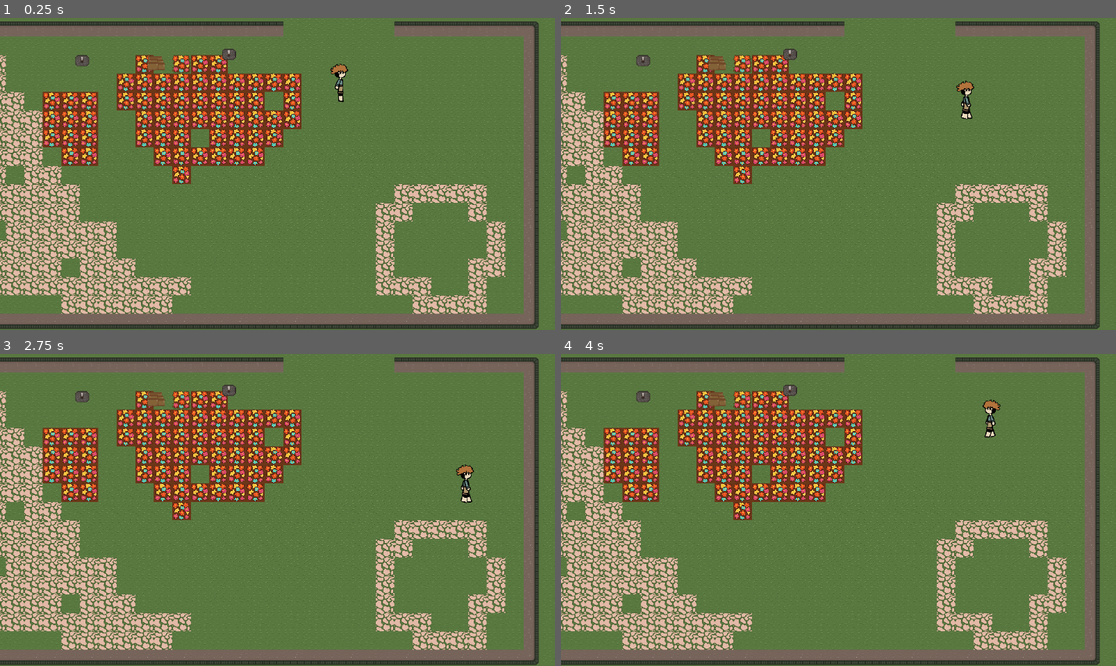
Above: before the commit, frames 1-4 (two rows, left to right).
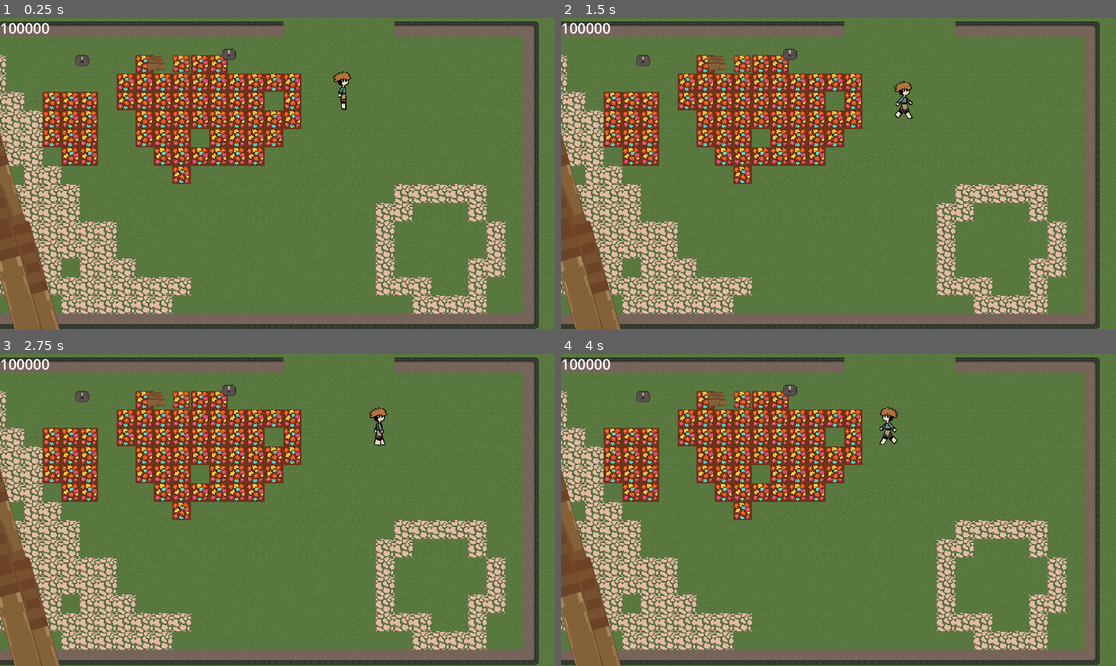
Above: after the commit, the same moments.

Repository: Robin-Bareham/GJ26-GrowSomethingNew
Game: Godot game, scene res://Scenes/woods.tscn
The game is run twice, just before and just after one commit, with the same random seed, the same clock (stepped at 60 frames per second) and the same inputs. Before the commit the project starts from res://Scenes/Main.tscn.
Inputs (mouse positions are in pixels of both pictures, inside the frame that each line leads up to):
- Up to frame 1 (0.25 s): no input
- Up to frame 2 (1.5 s): move the mouse to (960, 158) at 0.52 s; hold D (walk_right) 0.53-1.28 s; hold Z (interact) 0.53-1.28 s; tap T (test, bound only after the commit) at 0.8, 1.35 s; move the mouse to (727, 189) at 1.27 s; hold S (walk_down) from 1.28 s (still down)
- Up to frame 3 (2.75 s): tap Z (interact) at 1.55 s; move the mouse to (333, 441) at 2.02 s; release S (walk_down) at 2.03 s; hold D (walk_right) from 2.03 s (still down); hold Z (interact) from 2.03 s (still down); tap T (test, bound only after the commit) at 2.3 s
- Up to frame 4 (4 s): move the mouse to (810, 572) at 2.77 s; release D (walk_right) at 2.78 s; release Z (interact) at 2.78 s; hold W (walk_up) 2.78-3.53 s; tap T (test, bound only after the commit) at 2.85, 3.8 s; tap Z (interact) at 3.05 s; move the mouse to (1005, 556) at 3.52 s; hold Left (walk_left) from 3.53 s (still down); hold Z (interact) from 3.53 s (still down)

The runs differ from the first frame. In frame 1, 3.7% of the frame differs, in the area x 0-64%, y 1-100%; in frame 2, 3.9%, in the area x 0-75%, y 1-100%; in frame 3, 3.8%; in frame 4, 3.9%.

Commit message:
Core loop working

Diff:
--- /dev/null
+++ b/Assets/Prefabs/InteractingObjects/lake.tscn
@@ -0,0 +1,32 @@
+[gd_scene load_steps=5 format=3 uid="uid://bki5pqpb6gw78"]
+
+[ext_resource type="Script" uid="uid://clu00d735qwxt" path="res://Scripts/object.gd" id="1_q816d"]
+[ext_resource type="Texture2D" uid="uid://baw06uq4s7ng5" path="res://Assets/TempAssets/Temp_object.png" id="2_oig25"]
+
+[sub_resource type="RectangleShape2D" id="RectangleShape2D_4xhgo"]
+size = Vector2(49, 558)
+
+[sub_resource type="RectangleShape2D" id="RectangleShape2D_tfueo"]
+size = Vector2(102, 620.5)
+
+[node name="lake" type="Node2D" node_paths=PackedStringArray("v_object_node") groups=["interactables"]]
+script = ExtResource("1_q816d")
+v_object_name = "Lake"
+v_object_node = NodePath(".")
+
+[node name="StaticBody2D" type="StaticBody2D" parent="."]
+
+[node name="Sprite2D" type="Sprite2D" parent="StaticBody2D"]
+position = Vector2(0, 2)
+scale = Vector2(1, 12.1719)
+texture = ExtResource("2_oig25")
+
+[node name="CollisionShape2D" type="CollisionShape2D" parent="StaticBody2D"]
+position = Vector2(0.5, 73)
+shape = SubResource("RectangleShape2D_4xhgo")
+
+[node name="Interact" type="Area2D" parent="StaticBody2D"]
+
+[node name="CollisionShape2D" type="CollisionShape2D" parent="StaticBody2D/Interact"]
+position = Vector2(7, 78.25)
+shape = SubResource("RectangleShape2D_tfueo")
--- /dev/null
+++ b/Scenes/constant_ui.tscn
@@ -0,0 +1,12 @@
+[gd_scene load_steps=2 format=3 uid="uid://d3k4r1wr4q6uh"]
+
+[ext_resource type="Script" uid="uid://cxb7txtpum15t" path="res://Scripts/constant_ui.gd" id="1_uckm8"]
+
+[node name="ConstantUI" type="CanvasLayer"]
+script = ExtResource("1_uckm8")
+
+[node name="Label" type="Label" parent="."]
+offset_right = 40.0
+offset_bottom = 23.0
+theme_override_font_sizes/font_size = 50
+text = "100000"
--- a/Scenes/grove.tscn
+++ b/Scenes/grove.tscn
@@ -6,6 +6,7 @@
 [ext_resource type="PackedScene" uid="uid://ddftgguhn3vko" path="res://Scenes/dialogue_box.tscn" id="2_0a58k"]
 [ext_resource type="PackedScene" uid="uid://cmemw2wsuy5ug" path="res://Assets/Prefabs/InteractingObjects/Pile.tscn" id="5_21kdw"]
 [ext_resource type="PackedScene" uid="uid://cqqgdlvutgwu7" path="res://Scenes/minigame.tscn" id="6_hkomy"]
+[ext_resource type="PackedScene" uid="uid://d3k4r1wr4q6uh" path="res://Scenes/constant_ui.tscn" id="7_3wb70"]
 
 [node name="Grove" type="Node2D"]
 script = ExtResource("1_uwyuk")
@@ -21,11 +22,13 @@
 
 [node name="Pile" parent="." instance=ExtResource("5_21kdw")]
 position = Vector2(555, 107)
-v_object_name = "Empty"
+v_object_name = "temp_obj"
 
 [node name="Pile2" parent="." instance=ExtResource("5_21kdw")]
 position = Vector2(1098, 277)
-v_object_name = "Object"
+v_object_name = "temp_leaf2"
 
 [node name="minigame" parent="." instance=ExtResource("6_hkomy")]
 visible = false
+
+[node name="ConstantUI" parent="." instance=ExtResource("7_3wb70")]
--- a/Scenes/minigame.gd
+++ b/Scenes/minigame.gd
@@ -12,10 +12,10 @@
 	#Gets all the rubbish into the array
 	v_rubbish_list = get_tree().get_nodes_in_group("rubbish")
 
-func resetMinigame():
+func resetMinigame(goalTexture: String):
 	#Set goal's position
-	randi() % 4 #Random Number between 0 and 4
-	#randi() % 4 + 1 #random number between 1 and 4
+	var goalTxt_location = "res://Assets/TempAssets/" + goalTexture + ".png"
+	v_goal.texture = load(goalTxt_location)
 	v_goal.position.x = v_goal_positions[randi() % v_goal_positions.size()][0]
 	v_goal.position.y = v_goal_positions[randi() % v_goal_positions.size()][1]
 	#Run through list, set their position based on goal's position
@@ -27,6 +27,8 @@
 		var texture_location = "res://Assets/TempAssets/" + v_rubbish_icons[randi() % v_rubbish_list.size()] + ".png"
 		v_rubbish_list[i].texture = load(texture_location)
 
+		# MIGHT HAVE TO FIGURE OUT HOW TO CHANGE THE HITBOX BASED ON THE SPRITE CHOSEN
+
 		pass
 	#Change rubbish image as well, random between rubbish images.
 
--- a/Scenes/minigame.tscn
+++ b/Scenes/minigame.tscn
@@ -10,6 +10,10 @@
 
 [sub_resource type="RectangleShape2D" id="RectangleShape2D_id8w1"]
 size = Vector2(247.126, 243.224)
+
+[sub_resource type="CapsuleShape2D" id="CapsuleShape2D_yx24v"]
+radius = 107.788
+height = 217.471
 
 [node name="minigame" type="CanvasLayer"]
 script = ExtResource("1_yx24v")
@@ -80,7 +84,7 @@
 [node name="CollisionShape2D" type="CollisionShape2D" parent="Leaf/Area2D"]
 position = Vector2(0.281494, -0.555389)
 scale = Vector2(1, 1)
-shape = SubResource("RectangleShape2D_id8w1")
+shape = SubResource("CapsuleShape2D_yx24v")
 
 [node name="Leaf2" type="Sprite2D" parent="." groups=["rubbish"]]
 position = Vector2(1281, 601)
@@ -110,7 +114,7 @@
 [node name="CollisionShape2D" type="CollisionShape2D" parent="Leaf2/Area2D"]
 position = Vector2(0.281494, -0.555389)
 scale = Vector2(1, 1)
-shape = SubResource("RectangleShape2D_id8w1")
+shape = SubResource("CapsuleShape2D_yx24v")
 
 [node name="Stick" type="Sprite2D" parent="." groups=["rubbish"]]
 position = Vector2(1596, 885)
@@ -140,7 +144,7 @@
 [node name="CollisionShape2D" type="CollisionShape2D" parent="Stick/Area2D"]
 position = Vector2(0.281494, -0.555389)
 scale = Vector2(1, 1)
-shape = SubResource("RectangleShape2D_id8w1")
+shape = SubResource("CapsuleShape2D_yx24v")
 
 [connection signal="button_down" from="Goal/Button" to="Goal" method="_on_button_button_down"]
 [connection signal="button_up" from="Goal/Button" to="Goal" method="_on_button_button_up"]
--- a/Scenes/Main.tscn
+++ b/Scenes/woods.tscn
@@ -1,33 +1,40 @@
-[gd_scene load_steps=8 format=4 uid="uid://dt1jd6r8s7g8a"]
+[gd_scene load_steps=10 format=4 uid="uid://dt1jd6r8s7g8a"]
 
-[ext_resource type="Script" uid="uid://q8xk1303vajw" path="res://Scripts/main.gd" id="1_pbw6q"]
-[ext_resource type="PackedScene" uid="uid://b4f1xuf74cag6" path="res://Scenes/player.tscn" id="1_r150o"]
-[ext_resource type="PackedScene" uid="uid://d4k64aungmso1" path="res://Assets/Prefabs/InteractingObjects/Levers.tscn" id="2_kln2b"]
-[ext_resource type="TileSet" uid="uid://dg5ratrdincof" path="res://Assets/Styles/temp_tiles.tres" id="2_v1gob"]
-[ext_resource type="PackedScene" uid="uid://dsa8cboditswf" path="res://Assets/Prefabs/InteractingObjects/Crates.tscn" id="3_rgh2o"]
-[ext_resource type="PackedScene" uid="uid://ddftgguhn3vko" path="res://Scenes/dialogue_box.tscn" id="4_rgh2o"]
+[ext_resource type="Script" uid="uid://q8xk1303vajw" path="res://Scripts/main.gd" id="1_1kwb7"]
+[ext_resource type="TileSet" uid="uid://dg5ratrdincof" path="res://Assets/Styles/temp_tiles.tres" id="2_bmgl1"]
+[ext_resource type="PackedScene" uid="uid://d4k64aungmso1" path="res://Assets/Prefabs/InteractingObjects/Levers.tscn" id="3_mqq3u"]
+[ext_resource type="PackedScene" uid="uid://dsa8cboditswf" path="res://Assets/Prefabs/InteractingObjects/Crates.tscn" id="4_rbfhy"]
+[ext_resource type="PackedScene" uid="uid://bki5pqpb6gw78" path="res://Assets/Prefabs/InteractingObjects/lake.tscn" id="5_pwe2a"]
+[ext_resource type="PackedScene" uid="uid://b4f1xuf74cag6" path="res://Scenes/player.tscn" id="6_v6cek"]
+[ext_resource type="PackedScene" uid="uid://ddftgguhn3vko" path="res://Scenes/dialogue_box.tscn" id="7_mdopd"]
+[ext_resource type="PackedScene" uid="uid://d3k4r1wr4q6uh" path="res://Scenes/constant_ui.tscn" id="8_2opmi"]
 
 [sub_resource type="RectangleShape2D" id="RectangleShape2D_v1gob"]
 size = Vector2(486.5, 144)
 
 [node name="Main" type="Node2D"]
-script = ExtResource("1_pbw6q")
+script = ExtResource("1_1kwb7")
 
 [node name="TileMapLayer" type="TileMapLayer" parent="."]
 tile_map_data = PackedByteArray("AAAAAAAAAQABAAMAAAABAAAAAQABAAMAAAACAAAAAQABAAMAAAADAAAAAQABAAMAAAAEAAAAAQABAAMAAAAFAA …(14272 unchanged characters)…
-tile_set = ExtResource("2_v1gob")
+tile_set = ExtResource("2_bmgl1")
 
-[node name="Levers" parent="." instance=ExtResource("2_kln2b")]
+[node name="Levers" parent="." instance=ExtResource("3_mqq3u")]
 position = Vector2(264, 148)
 
-[node name="Crates" parent="." instance=ExtResource("3_rgh2o")]
+[node name="Crates" parent="." instance=ExtResource("4_rbfhy")]
 position = Vector2(520, 150)
 
-[node name="Levers2" parent="." instance=ExtResource("2_kln2b")]
+[node name="Levers2" parent="." instance=ExtResource("3_mqq3u")]
 position = Vector2(772, 126)
 
-[node name="Player" parent="." instance=ExtResource("1_r150o")]
-position = Vector2(1154, 221)
+[node name="lake" parent="." instance=ExtResource("5_pwe2a")]
+position = Vector2(-41, 551)
+rotation = -0.276687
+scale = Vector2(2.52203, 2.88)
+
+[node name="Player" parent="." instance=ExtResource("6_v6cek")]
+position = Vector2(1164, 248)
 
 [node name="ToGrove" type="Area2D" parent="."]
 
@@ -35,6 +42,8 @@
 position = Vector2(1154.75, -62)
 shape = SubResource("RectangleShape2D_v1gob")
 
-[node name="DialogueBox" parent="." instance=ExtResource("4_rgh2o")]
+[node name="DialogueBox" parent="." instance=ExtResource("7_mdopd")]
+
+[node name="ConstantUI" parent="." instance=ExtResource("8_2opmi")]
 
 [connection signal="body_entered" from="ToGrove" to="." method="_on_to_grove_body_entered"]
--- a/Scripts/all_dia.gd
+++ b/Scripts/all_dia.gd
@@ -8,8 +8,7 @@
 	"NoBF": [["tempI",0,"The forest over there looks bright, it's giving me a headache even from here.",">"],["tempI",0,"I wonder if there's something around here that'll help.","v"]],
 	"Crate" : [["tempI",0,"Text",">"],["tempI",0,"Text 2","v"]],
 	"Lever" : [["tempI",1,"Option",">","Opt1","opt2",1,2],["tempI",0,"Option1","v"],["tempI",0,"Option2","v"]],
-	"Empty" : [["tempI",0,"nada","v"]],
-	"Object" : [["tempI",0,"object","v"]]
+	"Lake" : [["tempI",0,"This is a lake, I'm going to look into it.","v"]]
 }
 
 var pile_dic = {
--- /dev/null
+++ b/Scripts/constant_ui.gd
@@ -0,0 +1,29 @@
+extends CanvasLayer
+
+@onready var label = $Label
+
+var timer = 0
+var second = 0
+
+func _process(delta):
+	match GlobalScript.current_scene:
+		"grove":
+			timer += 1 * delta
+			if(timer >= 10):
+				transWoods()
+			elif(timer >= 20):
+				print_debug("EVENING")
+			elif(timer >= 10):
+				print_debug("NOON")
+
+			second = int(timer)
+			label.text = str(second)
+
+func resetTimer():
+	timer = 0
+
+func transWoods():
+	print_debug("Transitioning")
+	GlobalScript.transition_scene = true
+	GlobalScript.next_scene = "woods"
+	GlobalScript.change_scene()
--- a/Scripts/dialogue_box.gd
+++ b/Scripts/dialogue_box.gd
@@ -23,6 +23,8 @@
 var v_opt2 = false
 var v_opt_active = false
 var v_dia_type
+#Piles
+var v_current_pile = ""
 
 #What it can receive from
 @onready var v_interaction_hb = get_tree().current_scene.get_node("Player").get_node("Interaction_HB")
@@ -63,6 +65,7 @@
 		v_current_dialogue = AllDia.dia_dic[object]
 	else:
 		v_current_dialogue = AllDia.pile_dic["pile"]
+		v_current_pile = object #Name of goal image
 	v_box_container.show()
 	v_currently_active = true
 	pass
@@ -89,6 +92,7 @@
 					else:
 						hideBox()
 						GlobalScript.activating_minigame = true
+						GlobalScript.minigame_goal_image = v_current_pile
 						return
 				var indexJump
 				if(v_opt2):
--- a/Scripts/global_script.gd
+++ b/Scripts/global_script.gd
@@ -6,6 +6,7 @@
 
 var minigame_active = false
 var activating_minigame = false
+var minigame_goal_image = "temp_obj"
 
 # Possible scenes: woods, grove
 var current_scene = "woods"
@@ -17,6 +18,8 @@
 #Transition Positions
 var p_nobf_px = 1154.0
 var p_nobf_py = 133.0
+var p_exitg_px = 1164
+var p_exitg_py = 248
 
 #Camera limits per scene
 var cl_woods_l = -250
--- a/Scripts/main.gd
+++ b/Scripts/main.gd
@@ -2,8 +2,8 @@
 
 @onready var dia_ui = $DialogueBox
 @onready var mini_ui = $minigame
+@onready var const_ui = $ConstantUI
 @onready var player = $Player
-
 
 func _ready():
 	GlobalScript.currentState = GlobalScript.gameState.GAME
@@ -14,9 +14,13 @@
 	match curScn:
 		"woods":
 			player.changeCameraLimits(GlobalScript.cl_woods_l,GlobalScript.cl_woods_r,GlobalScript.cl_woods_b,GlobalScript.cl_woods_t)
+			player.position.x = GlobalScript.p_exitg_px
+			player.position.y = GlobalScript.p_exitg_py
 		"grove":
 			player.changeCameraLimits(GlobalScript.cl_grove_l,GlobalScript.cl_grove_r,GlobalScript.cl_grove_b,GlobalScript.cl_grove_t)
+			const_ui.resetTimer()
 
+	#TImer
 
 func _process(delta):
 	keyInputs()
@@ -25,6 +29,7 @@
 			activateMinigame()
 		else:
 			deactivateMinigame()
+
 
 func keyInputs():
 	GlobalScript.interact = 0
@@ -41,13 +46,18 @@
 	if(Input.is_action_just_pressed("walk_left")):
 		if(AllDia.dia_open):
 			GlobalScript.choose = 1
+	if(Input.is_action_just_pressed("test")):
+		GlobalScript.transition_scene = true
+		GlobalScript.next_scene = "woods"
+		GlobalScript.change_scene()
 
 func activateMinigame():
 	mini_ui.show()
 	GlobalScript.can_move = false
 	GlobalScript.activating_minigame = false
 	GlobalScript.minigame_active = true
-	mini_ui.resetMinigame()
+	#What is sent in is the image of what's being found.
+	mini_ui.resetMinigame(GlobalScript.minigame_goal_image)
 
 func deactivateMinigame():
 	mini_ui.hide()
--- a/project.godot
+++ b/project.godot
@@ -65,6 +65,11 @@
 , Object(InputEventKey,"resource_local_to_scene":false,"resource_name":"","device":-1,"window_id":0,"alt_pressed":false …(186 unchanged characters)…
 ]
 }
+test={
+"deadzone": 0.2,
+"events": [Object(InputEventKey,"resource_local_to_scene":false,"resource_name":"","device":-1,"window_id":0,"alt_pressed":false,"shift_pressed":false,"ctrl_pressed":false,"meta_pressed":false,"pressed":false,"keycode":0,"physical_keycode":84,"key_label":0,"unicode":116,"location":0,"echo":false,"script":null)
+]
+}
 
 [layer_names]
 
Not shown: 1 places in Scenes/grove.tscn that only renumber resources
Not shown: 1 places in Scenes/minigame.tscn that only renumber resources
Not shown, added: Scripts/constant_ui.gd.uid
